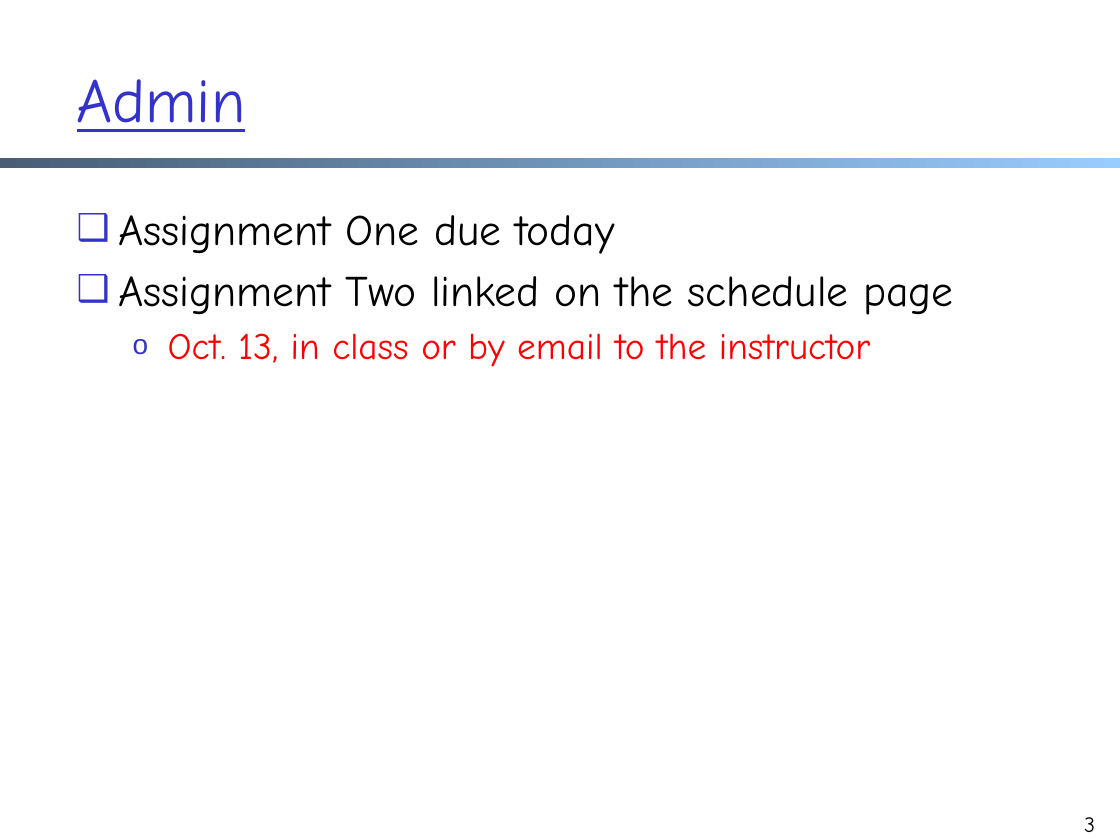
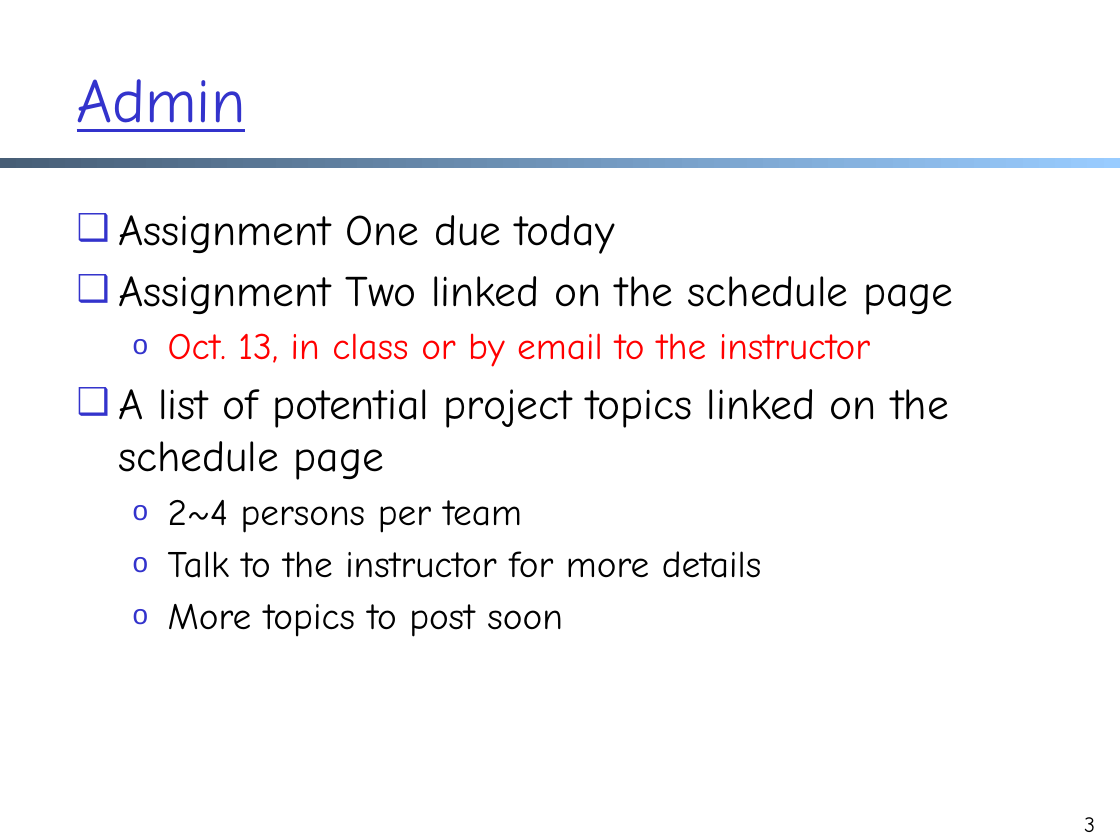
Before and after one commit to xiangq27/xiangq27.github.io, a slide deck: slide 3 of courses/cnns-xmuf22/files/lectures/application-socket-programming.pptx. Drawn at 1120x840 pixels with LibreOffice and Linux fonts; fonts in the diff are those of the drawing. Boxes give left, top, right and bottom in pixels: in the first picture for what was removed or moved away, otherwise in the second. Text is boxed around its words. In the diff, an @@ line names an element or a change of style, - is before the commit and + after.

```diff
--- a/courses/cnns-xmuf22/files/lectures/application-socket-programming.pptx
+++ b/courses/cnns-xmuf22/files/lectures/application-socket-programming.pptx
@@ text at [119, 389, 950, 637]: paragraphs added @@
+❑ A list of potential project topics linked on the schedule page
+  o 2~4 persons per team
+  o Talk to the instructor for more details
+  o More topics to post soon
```
Also in this commit, not shown: 10 other files.
